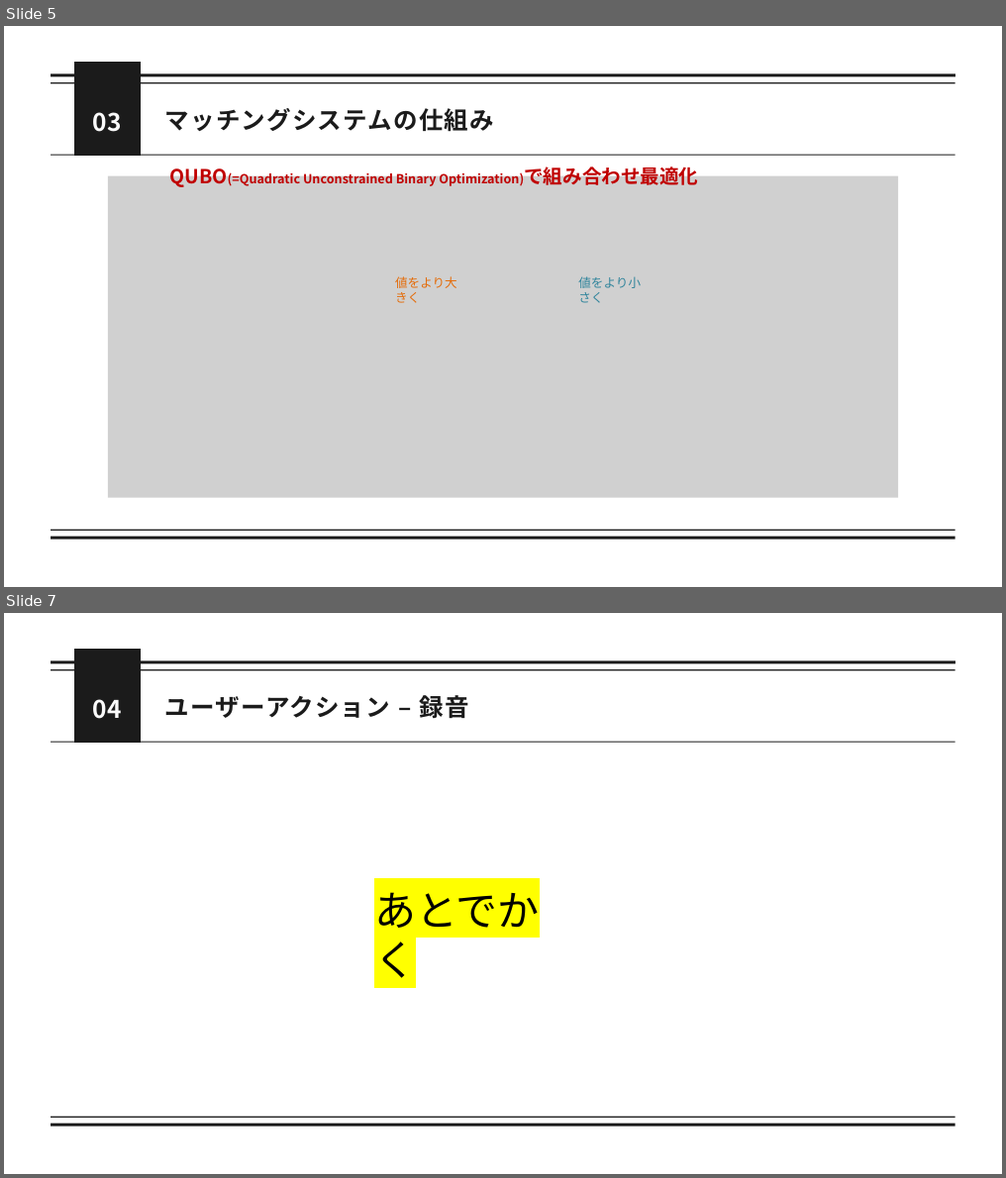
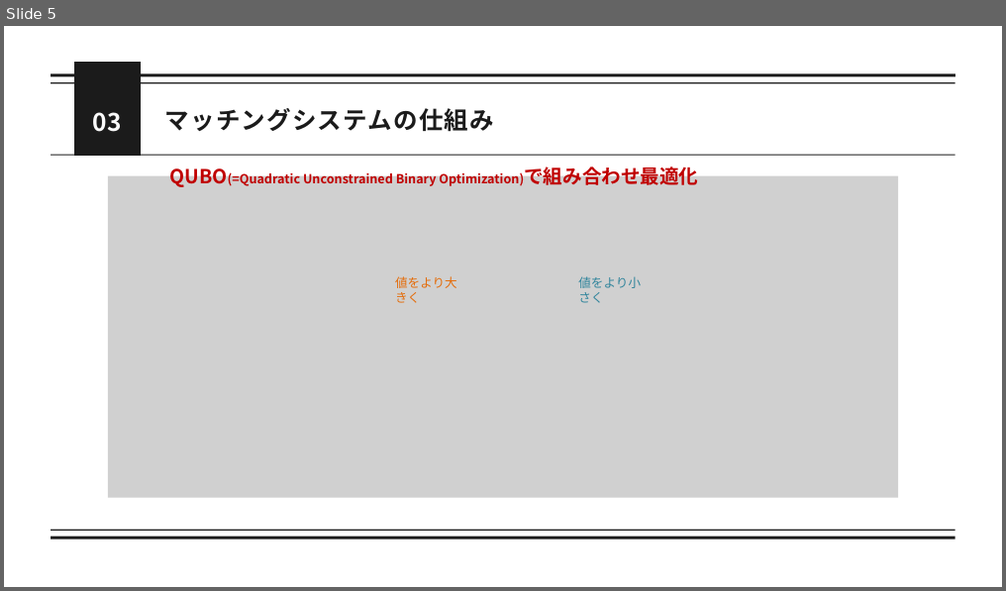
Before and after one commit to momok47/kokoronia, a slide deck: docs/ミーティング/発表資料/25_0725_進捗.pptx. Shown one above the other, each under a label of ours: slides 5 and 7 before the commit, slide 5 after it; the slides between them are not shown. The pictures are 1006x1178 and 1006x591 pixels, drawn with LibreOffice and Linux fonts; fonts in the diff are those of the drawing; grey boxes stand for pictures. Boxes give left, top, right and bottom in pixels: in the first picture for what was removed or moved away, otherwise in the second. Text is boxed around its words. In the diff, an @@ line names an element or a change of style, - is before the commit and + after.

```diff
--- a/docs/ミーティング/発表資料/25_0725_進捗.pptx
+++ b/docs/ミーティング/発表資料/25_0725_進捗.pptx
@@ slide 7 removed at (4, 613, 1002, 1174), background #FFFFFF @@
@@ line removed from (51, 670) to (955, 670) @@
@@ line removed from (51, 663) to (955, 663) @@
@@ freeform shape removed at (74, 649, 141, 743) @@
@@ text removed at (93, 699, 122, 719) @@
-04
@@ text removed at (165, 695, 469, 718) @@
-ユーザーアクション – 録音
@@ line removed from (51, 742) to (955, 742) @@
@@ text removed at (374, 892, 540, 978) @@
-あとでかく
@@ line removed from (51, 1117) to (955, 1117) @@
@@ line removed from (51, 1125) to (955, 1125) @@
```
Also in this commit, not shown: 2 other slides removed, 11 other files.
